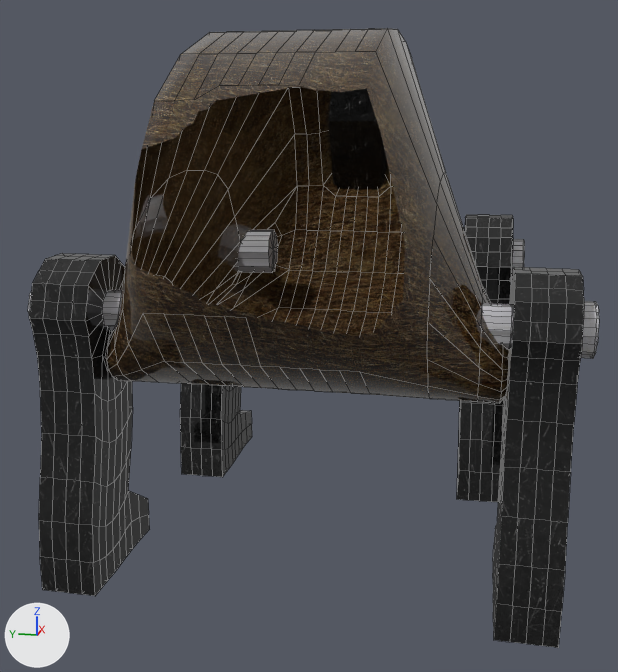
The FBX model workings/art/design/models/enemies/exports/robot_bear.fbx as it was, and as the next commit left it.
Both versions are drawn from a 50 mm lens placed at (-0.346, -0.067, 0.162), pointed at (0.02, 0.006, 0.07). Lighting does not change. The marker at lower left points along +X, +Y and +Z. Mesh edges are drawn as thin lines on the coarser meshes. Everything nearer to the camera than a plane just in front of the edit is cut away. Where no turn or scale is listed for an object, it has been applied to the vertices. Vertices at the same position are counted once.

Objects in the first picture: 'BackLegs001', 'Body', 'Head001', 'LeftLef001', 'RightLeg001'.
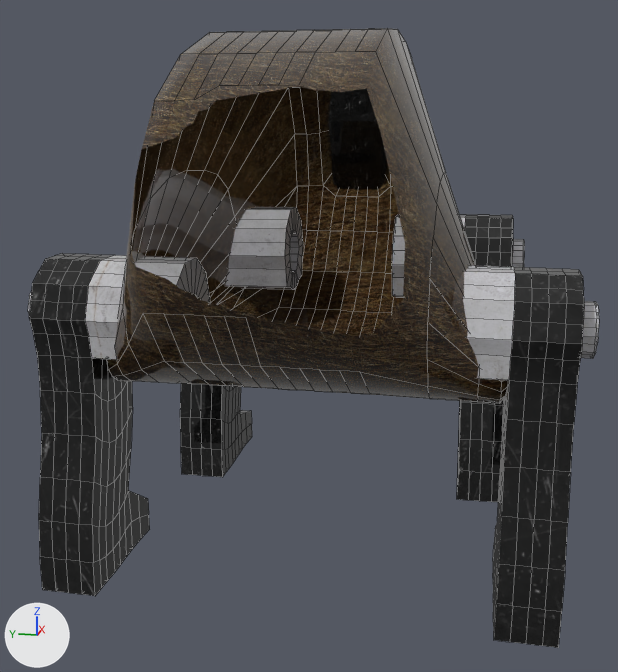
Where the change shows, as pixel boxes (x1, y1, x2, y2) in the pictures (618 x 672 px):
'LeftLef001', reshaped: before (180, 230, 278, 477); after (180, 207, 303, 477)
'RightLeg001', reshaped: before (457, 215, 524, 502); after (392, 214, 524, 502)
part 1 of me_mesh_004, built on: before (238, 250, 277, 273); after (226, 207, 303, 289)
part 2 of me_mesh_004, surface changed: before (180, 230, 278, 469); after (180, 385, 226, 469)
part 3 of me_mesh_002, built on: before (92, 326, 127, 401); after (85, 255, 210, 401)
part 4 of me_mesh_002, built on: before (504, 344, 510, 426); after (463, 265, 515, 426)
part 5 of me_mesh_002, surface changed: (29, 255, 586, 621) in both
part 6 of me_mesh_003, built on: after (392, 214, 466, 298)
part 7 of me_mesh_003, surface changed: (457, 215, 517, 496) in both

Edits to the bpy script that builds the scene:
```text
Change me_mesh_002:
    used by ob_backlegs001; location = (-0.065, -0.0471, 0.0985)
    remove me_mesh_002.from_pydata(...)  # 740 vertices, 736 faces; spans x -0.025..0.027, y -0.057..0.135, z -0.1..0.018
    add me_mesh_002.from_pydata(...)  # 824 vertices, 820 faces; spans x -0.025..0.027, y -0.057..0.135, z -0.1..0.019
    me_mesh_002 part 3: 8 vertices moved from x -0.005..0.005, y 0.088..0.109, z -0.022..-0.006 to x -0.005..0.005, y 0.088..0.109, z -0.017..-0.007; 44 vertices added at x -0.02..0.02, y 0.078..0.135, z -0.018..0.018
    me_mesh_002 part 4: 8 vertices moved from x -0.005..0.005, y -0.031..-0.01, z -0.022..-0.005 to x -0.005..0.005, y -0.031..-0.01, z -0.017..-0.007; 40 vertices added at x -0.02..0.02, y 0.0, z -0.017..0.019
    me_mesh_002 part 5: 692 kept faces spanning x -0.025..0.027, y -0.057..0.135, z -0.1..0.018 get new texture (UV) coordinates
Change me_mesh_004:
    used by ob_leftlef001; location = (0.0466, -0.0177, 0.1033)
    remove me_mesh_004.from_pydata(...)  # 366 vertices, 364 faces; spans x -0.0249..0.0299, y 0.0465..0.0945, z -0.105..0.0208
    add me_mesh_004.from_pydata(...)  # 406 vertices, 404 faces; spans x -0.0249..0.0299, y 0.0361..0.0945, z -0.105..0.0211
    me_mesh_004 part 1
    20 faces are deleted
    6 vertices in x -0.0038..0.0038, y 0.0465..0.067, z -0.0071..-0.0059 move by (0.0, 0.0, -0.0027)
    2 vertices move from x -0.0052..0.0052, y 0.0668, z -0.022 to x -0.0052..0.0052, y 0.0668, z -0.0164
    3 vertices are added at (0.0024, 0.0363, -0.0088), (0.0, 0.0363, -0.0094), (-0.0024, 0.0363, -0.0088)
    21 new vertices lie (0.0, -0.0307, 0.0003) away from vertices in x -0.0185..0.0185, y 0.0668..0.0673, z -0.022..0.0208
    8 new vertices lie (0.0, -0.0307, 0.0004) away from vertices in x -0.0185..0.0185, y 0.0669..0.0671, z -0.0133..0.0069
    8 new vertices lie (0.0, -0.0306, 0.0003) away from vertices in x -0.0204..0.0204, y 0.0668..0.0671, z -0.0173..0.0104
    60 new faces join them, mat_material__28 (picture img_texturescom_metalbare0207_2_seamless_s_jpg)
    me_mesh_004 part 2: 342 kept faces spanning x -0.0249..0.0299, y 0.0465..0.0945, z -0.105..0.0208 get new texture (UV) coordinates
Change me_mesh_003:
    used by ob_rightleg001; location = (0.0466, -0.0559, 0.1033)
    remove me_mesh_003.from_pydata(...)  # 366 vertices, 364 faces; spans x -0.0249..0.0299, y -0.0302..0.0162, z -0.1064..0.0194
    add me_mesh_003.from_pydata(...)  # 406 vertices, 404 faces; spans x -0.0249..0.0299, y -0.0302..0.0266, z -0.1064..0.0194
    me_mesh_003 part 6
    20 faces are deleted
    6 vertices in x -0.0038..0.0038, y -0.0044..0.0161, z -0.0089..-0.0077 move by (0.0, 0.0, -0.0024)
    2 vertices move from x -0.0052..0.0052, y -0.0046, z -0.0236 to x -0.0052..0.0052, y -0.0046, z -0.0176
    8 vertices are added at x -0.0185..0.0185, y 0.0263..0.0265, z -0.0066..0.0151
    20 new vertices lie (0.0, 0.0307, -0.0004) away from vertices in x -0.0204..0.0204, y -0.0046..-0.0042, z -0.0236..0.0118
    12 new vertices lie (0.0, 0.0307, -0.0003) away from vertices in x -0.017..0.017, y -0.0045..-0.0041, z -0.0149..0.0192
    20 new faces join them, mat_material__26 (picture img_texturescom_scratchedpaint3_overlay_s_tif)
    40 new faces join them, mat_material__28 (picture img_texturescom_metalbare0207_2_seamless_s_jpg)
    me_mesh_003 part 7: 344 kept faces spanning x -0.0249..0.0299, y -0.0302..0.0162, z -0.1064..0.0194 get new texture (UV) coordinates
```
